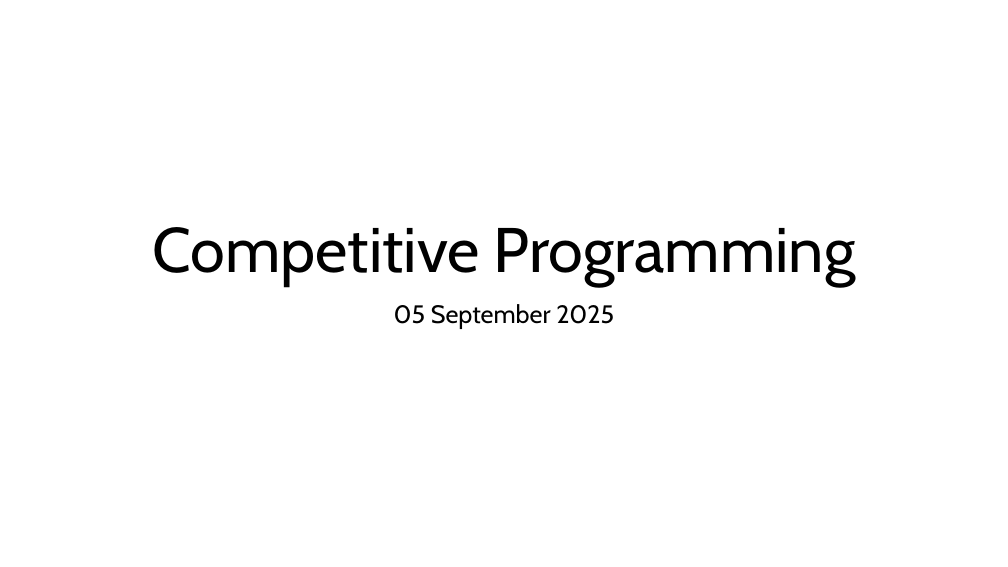
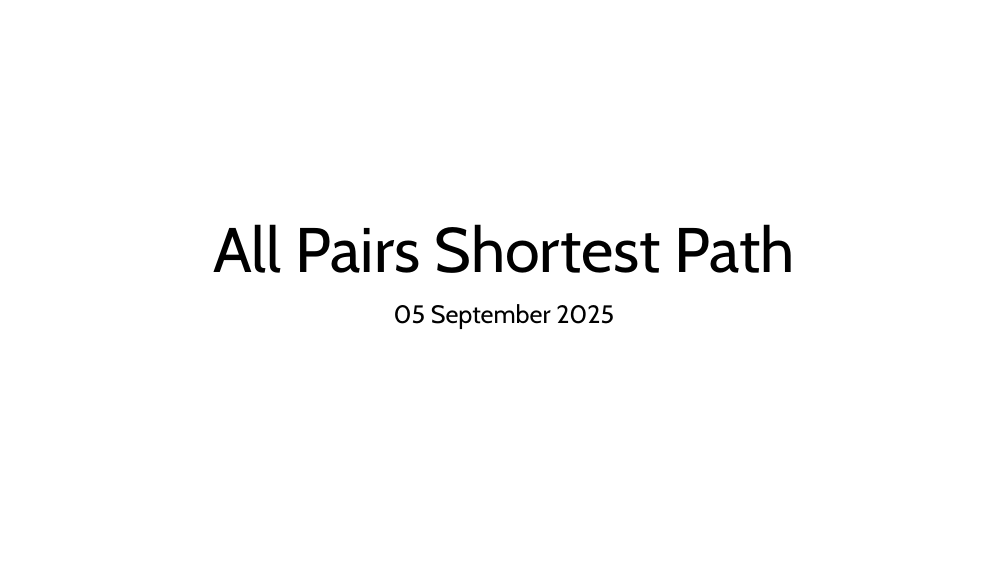
Before and after one commit to annoviko/sandbox, a slide deck: slide 1 of competitive-programming-sessions/Competitive Programming - 2025.09.05.pptx. Drawn at 1008x567 pixels with LibreOffice and Linux fonts; fonts in the diff are those of the drawing. Boxes give left, top, right and bottom in pixels: in the first picture for what was removed or moved away, otherwise in the second. Text is boxed around its words. In the diff, an @@ line names an element or a change of style, - is before the commit and + after.

```diff
--- a/competitive-programming-sessions/Competitive Programming - 2025.09.05.pptx
+++ b/competitive-programming-sessions/Competitive Programming - 2025.09.05.pptx
@@ title at box(213, 224, 795, 273): text changed @@
-Competitive Programming
+All Pairs Shortest Path
```
Also in this commit, not shown: 1 other file.
